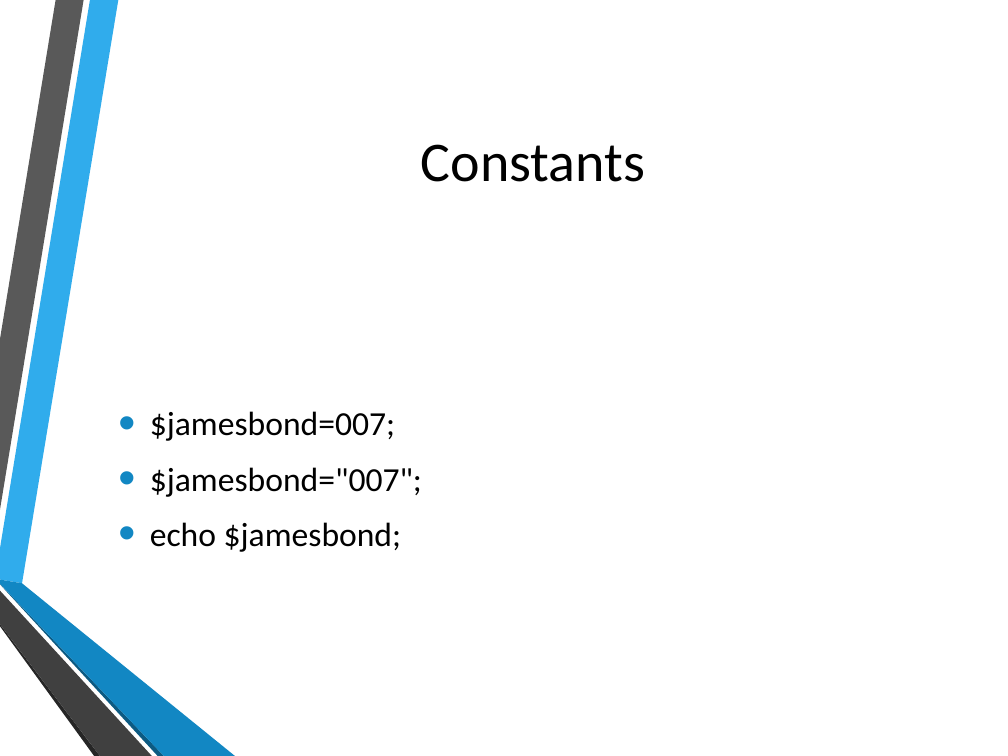
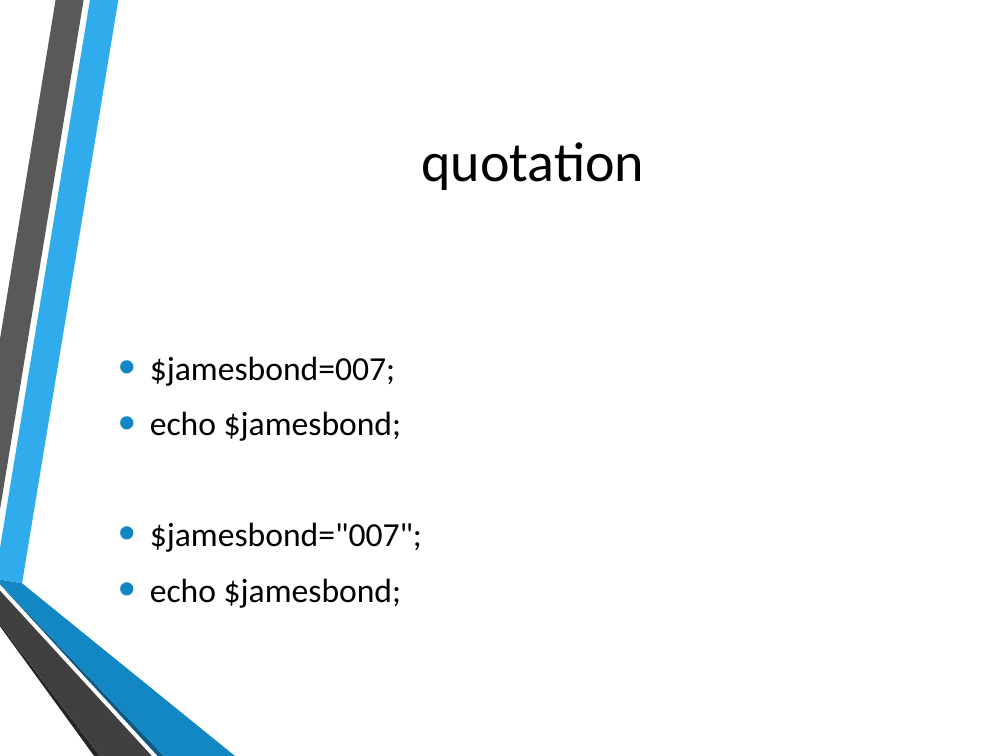
Before and after one commit to hatted/fevaworks-php, a slide deck: slide 5 of php-fw2/lesson2.pptx (slide 9 before the commit). Drawn at 1008x756 pixels with LibreOffice and Linux fonts; fonts in the diff are those of the drawing; background and template pictures are left out. Boxes give left, top, right and bottom in pixels: in the first picture for what was removed or moved away, otherwise in the second. Text is boxed around its words. In the diff, an @@ line names an element or a change of style, - is before the commit and + after.

```diff
--- a/php-fw2/lesson2.pptx
+++ b/php-fw2/lesson2.pptx
@@ title at bbox=[422, 142, 645, 190]: text changed @@
-Constants
+quotation
@@ text at bbox=[150, 411, 401, 441]: paragraph added @@
+• echo $jamesbond;
```
Also in this commit, not shown: 1 other slide changed, 3 slides added, 1 other file.
